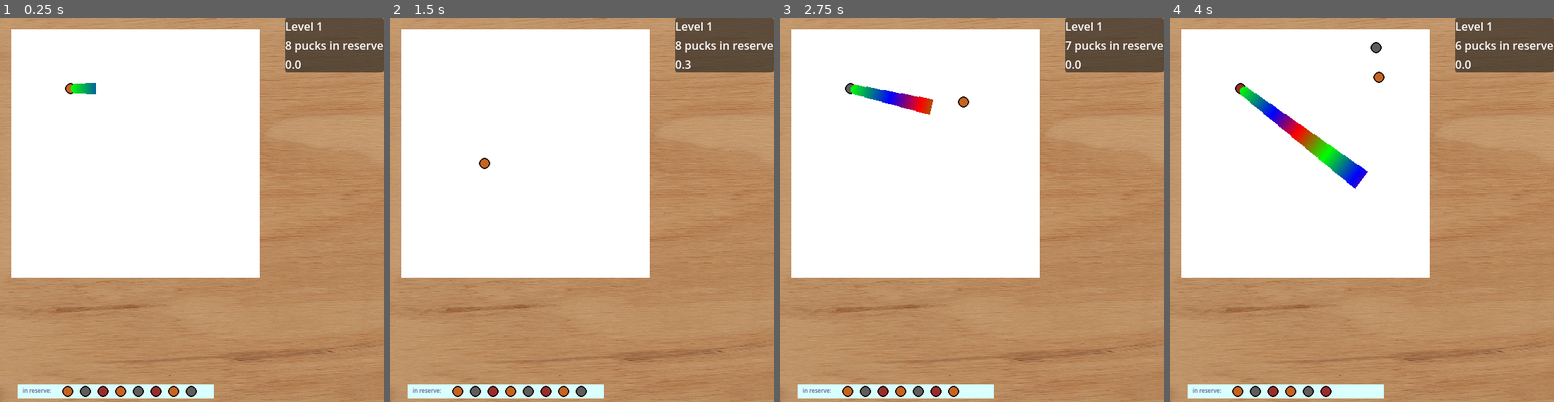
Above: before the commit, frames 1-4 (left to right).
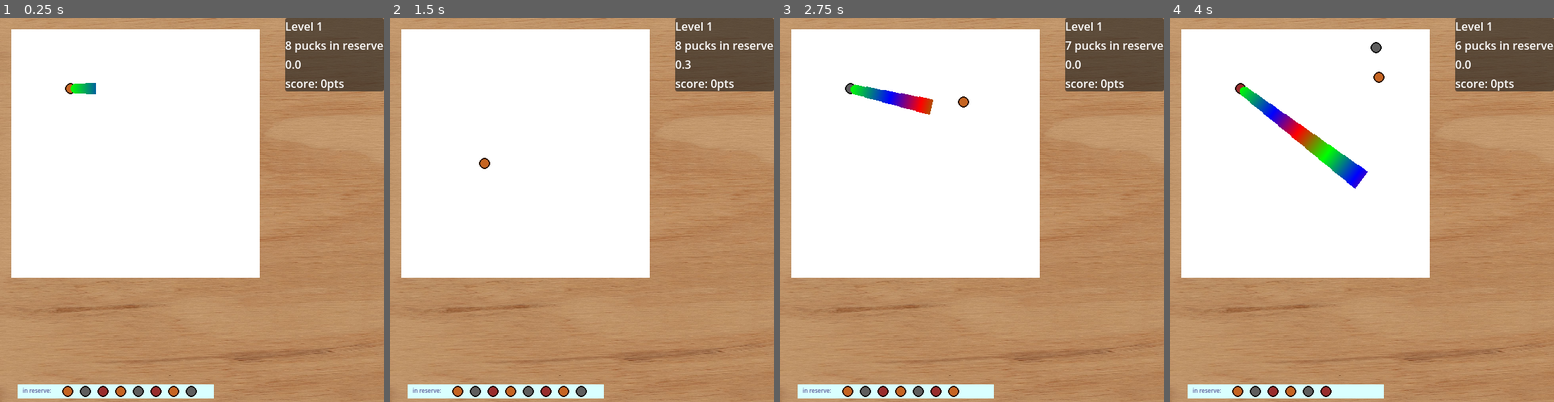
Above: after the commit, the same moments.

Repository: autumn-heights/levelherup-jam-2026
Game: Godot game, scene res://scenes/world.tscn
Two runs of this game, one before a commit and one after it. Both use one fixed random seed, a clock stepped at 60 frames per second and the inputs below.
Inputs (mouse positions are in pixels of both pictures, inside the frame that each line leads up to):
- Up to frame 1 (0.25 s): no input
- Up to frame 2 (1.5 s): tap Enter at 0.5 s; move the mouse to (666, 190) at 0.52 s; press the mouse at (666, 190) at 0.53 s; tap Space at 1.25 s; move the mouse to (505, 229) at 1.27 s; release the mouse at (505, 229) at 1.28 s; click (505, 229) at 1.35 s
- Up to frame 3 (2.75 s): move the mouse to (1010, 125) at 2.02 s; press the mouse at (1010, 125) at 2.03 s
- Up to frame 4 (4 s): move the mouse to (1342, 286) at 2.77 s; release the mouse at (1342, 286) at 2.78 s; click (1342, 286) at 2.85 s; move the mouse to (1477, 267) at 3.52 s; press the mouse at (1477, 267) at 3.53 s

The runs differ from the first frame. In frame 1, 1.3% of the frame differs, in the area x 74-100%, y 13-20%; in frame 2, 1.3%; in frame 3, 1.3%; in frame 4, 1.3%.

Commit message:
fixed scoring

Diff:
--- a/fill-bucket-golf/scenes/UI/canvas_layer.gd
+++ b/fill-bucket-golf/scenes/UI/canvas_layer.gd
@@ -3,6 +3,7 @@
 @onready var wait_timer_label: Label = $InfoContainer/VBoxContainer/GridContainer/WaitTimerLabel
 @onready var wait_timer: Timer = $InfoContainer/VBoxContainer/GridContainer/WaitTimerLabel/WaitTimer
 @onready var pucks_counter: Label = $InfoContainer/VBoxContainer/GridContainer/PucksCounter
+@onready var score_label: Label = $InfoContainer/VBoxContainer/GridContainer/ScoreLabel
 @onready var game_end_label = $GameEnd
 @onready var level_label: Label = $InfoContainer/VBoxContainer/LevelLabel
 @onready var info_container: PanelContainer = $InfoContainer
--- a/fill-bucket-golf/scenes/UI/canvas_layer.tscn
+++ b/fill-bucket-golf/scenes/UI/canvas_layer.tscn
@@ -55,3 +55,7 @@
 
 [node name="WaitTimer" type="Timer" parent="InfoContainer/VBoxContainer/GridContainer/WaitTimerLabel" unique_id=1997438668]
 one_shot = true
+
+[node name="ScoreLabel" type="Label" parent="InfoContainer/VBoxContainer/GridContainer" unique_id=333513869]
+layout_mode = 2
+text = "score: 0pts"
--- a/fill-bucket-golf/scenes/world.gd
+++ b/fill-bucket-golf/scenes/world.gd
@@ -6,8 +6,7 @@
 	#level 1:
 	[ Vector2i(0,7), Vector2i(0,2), Vector2i(0,3),
 	  Vector2i(0,7), Vector2i(0,2), Vector2i(0,3),
-	  Vector2i(0,7), Vector2i(0,2), Vector2i(0,3),
-	  ],
+	  Vector2i(0,7), Vector2i(0,2), Vector2i(0,3) ],
 	#level 2:
 	[
 	  Vector2i(0,7), Vector2i(0,2), Vector2i(0,3),
@@ -15,7 +14,11 @@
 	  Vector2i(0,7), Vector2i(0,2), Vector2i(0,3),
 	  Vector2i(0,4), Vector2i(0,5), Vector2i(0,6),
 	  Vector2i(0,7), Vector2i(0,2), Vector2i(0,3),
-	  Vector2i(0,4), Vector2i(0,5), Vector2i(0,6) ]
+	  Vector2i(0,4), Vector2i(0,5), Vector2i(0,6) ],
+	# level 3:
+	[ Vector2i(0,7), Vector2i(0,6), Vector2i(0,5),
+	  Vector2i(0,4), Vector2i(0,3), Vector2i(0,2),
+	  Vector2i(0,1), Vector2i(0,7), Vector2i(0,3) ]
 ]
 
 var filenames = [
@@ -43,6 +46,7 @@
 @onready var pucks_counter = ui_layer.pucks_counter
 @onready var game_end_label = ui_layer.game_end_label
 @onready var level_label = ui_layer.level_label
+@onready var score_label = ui_layer.score_label
 
 
 @export_category("Timings")
@@ -129,22 +133,21 @@
 			pucks_in_motion += 1;
 
 func _on_report_puck_stopped(puck):
-	var new_score = 10;
-	level_grid.puck_landed(puck)
+	var new_score = level_grid.puck_landed(puck)
 	total_score += new_score
+	score_label.text = "Score: " + str(snapped(total_score, 1)) + "pts"
+
+
 @export var table_border = 20
 @export var element_buffer = 10
 
 func load_level(level_id):
-	#TODO unload current level if exists
-	#TODO load level with id level_id
 	level_grid.construct_scene(filenames[level_id -1])
 	$Borders.generate_borders(level_grid)
 	pucks_in_hand = PUCK_INVENTORY_BY_LEVEL[level_id-1].size();
 	inventory.add_display_pucks(PUCK_INVENTORY_BY_LEVEL[level_id-1])
 	create_puck();
 
-	#TODO resize screen to show board + some extra fingies
 	orgainse_screen_elements()
 
 func orgainse_screen_elements():
@@ -164,4 +167,5 @@
 func wrap_up_game():
 	$LevelGrid.hide();
 	game_end_label.show();
-	game_end_label.text += "\n Your score: " + str(total_score)
+	# figure out how to display score
+	#game_end_label.text += "\n Your score: " + str(total_score)
